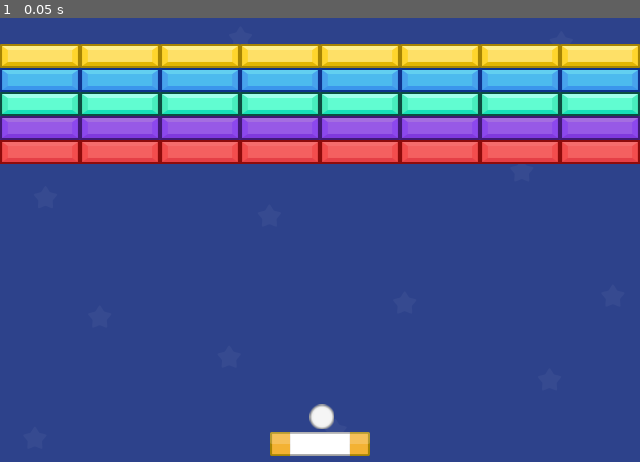
Above: before the commit, frame 1.
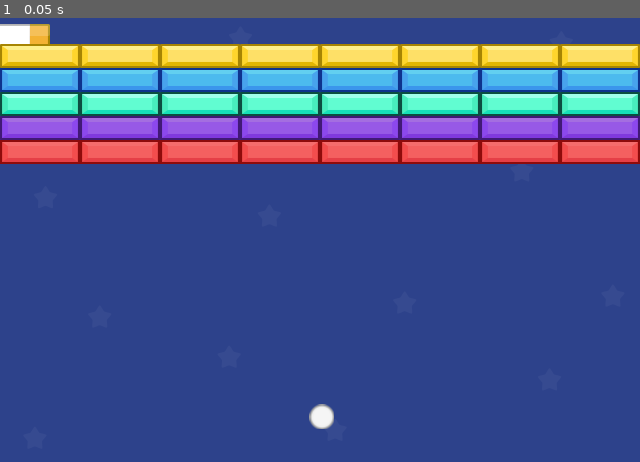
Above: after the commit, the same moment.

Repository: KvotheRMaedre/super-arkanoid
Game: Godot game, scene res://Scenes/level_one.tscn
Same seed, same stepped clock (60 frames per second), same inputs: the game is played once before the commit and once after it.
Inputs:
- Up to frame 1 (0.05 s): no input

The runs differ from the first frame. In frame 1, 1.2% of the frame differs, in the area x 0-58%, y 1-99%.

Commit message:
Fixing the collision

Diff:
--- a/Scenes/player.tscn
+++ b/Scenes/player.tscn
@@ -1,18 +1,20 @@
-[gd_scene load_steps=3 format=3 uid="uid://cwkkwqiphve72"]
+[gd_scene load_steps=4 format=3 uid="uid://cwkkwqiphve72"]
 
 [ext_resource type="Texture2D" uid="uid://dbjtsmvqi34g3" path="res://Assets/Player.png" id="1_eabup"]
+[ext_resource type="Script" path="res://Scripts/player.gd" id="1_ux34g"]
 
 [sub_resource type="RectangleShape2D" id="RectangleShape2D_by7pk"]
 size = Vector2(100, 24)
 
 [node name="Player" type="CharacterBody2D"]
+position = Vector2(320, 450)
+script = ExtResource("1_ux34g")
 
 [node name="Sprite" type="Sprite2D" parent="."]
-position = Vector2(270, 395)
+position = Vector2(-50, -13)
 texture = ExtResource("1_eabup")
 centered = false
 
 [node name="Collision" type="CollisionShape2D" parent="."]
-visible = false
-position = Vector2(50, 12)
+position = Vector2(0, -1)
 shape = SubResource("RectangleShape2D_by7pk")
